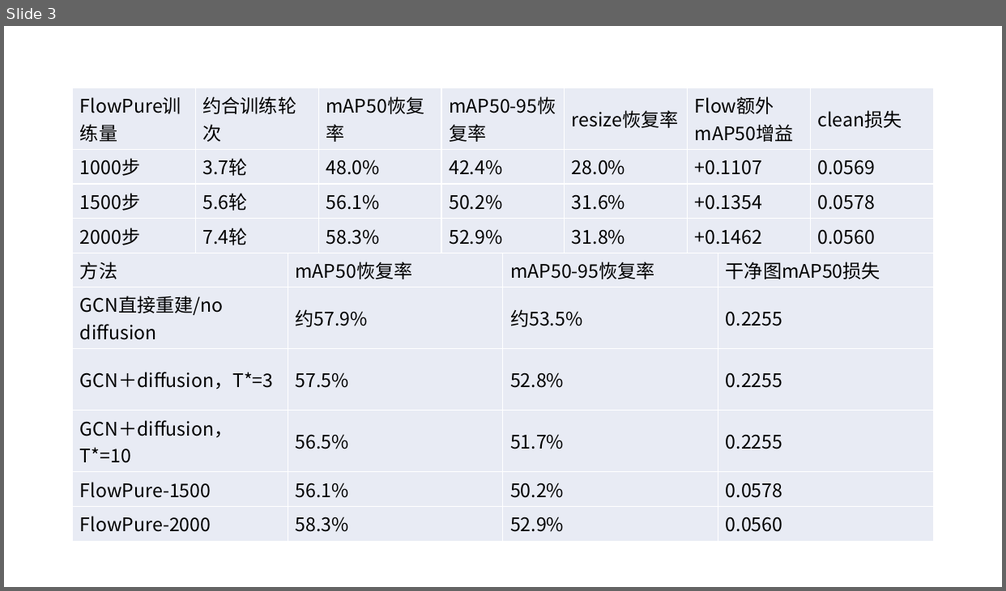
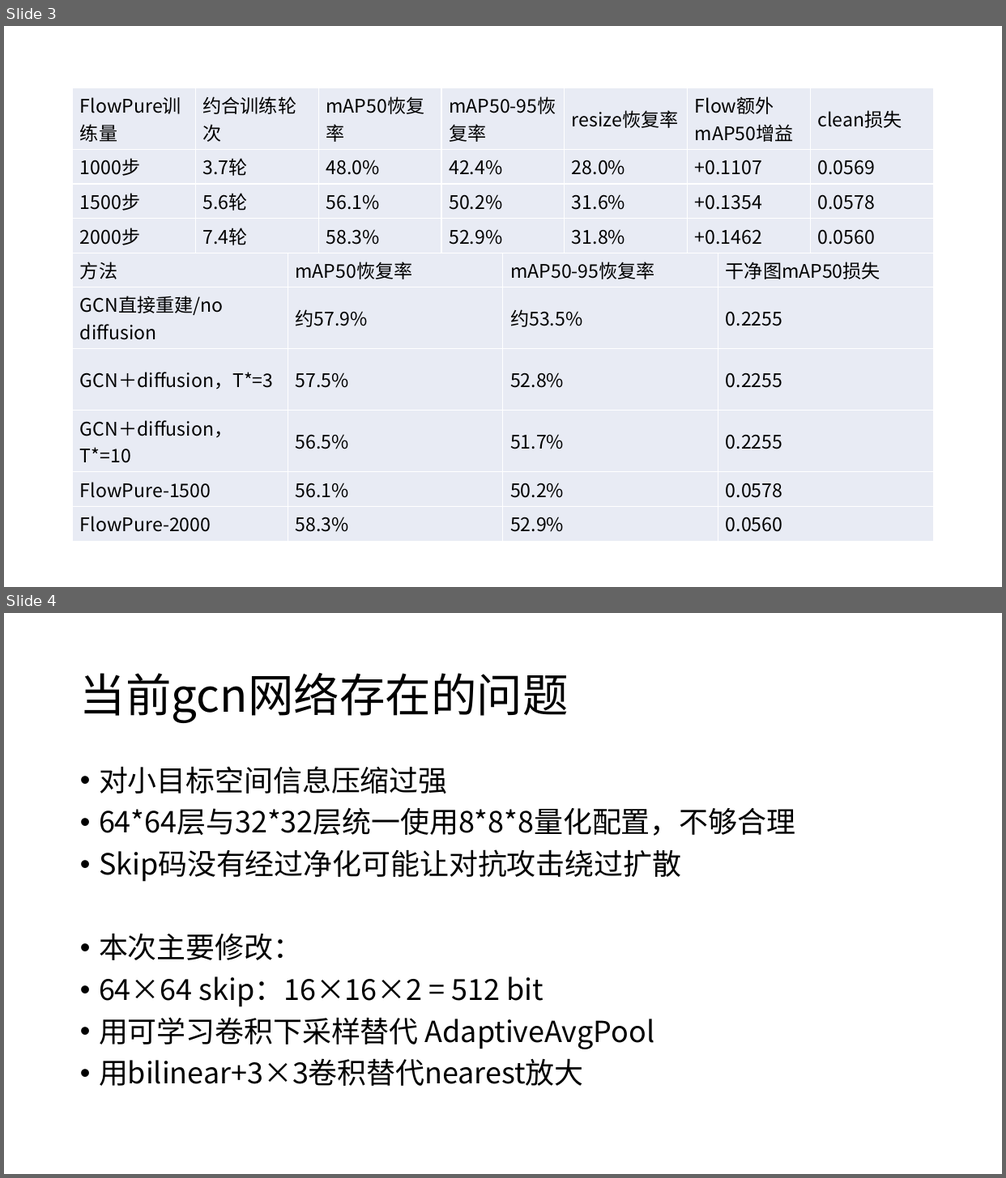
Before and after one commit to lulutianyi/CRIS, a slide deck: week_23.pptx. Shown one above the other, each under a label of ours: slide 3 before the commit, slides 3 and 4 after it. The pictures are 1006x591 and 1006x1178 pixels, drawn with LibreOffice and Linux fonts; fonts in the diff are those of the drawing. Boxes give left, top, right and bottom in pixels: in the first picture for what was removed or moved away, otherwise in the second. Text is boxed around its words. In the diff, an @@ line names an element or a change of style, - is before the commit and + after.

```diff
--- a/week_23.pptx
+++ b/week_23.pptx
@@ slide 4 added at (4,613,1002,1174), background #FFFFFF @@
@@ title added at (80,673,569,723), 44 pt, text #000000 @@
+当前gcn网络存在的问题
@@ text added at (99,766,795,1086), 28 pt, text #000000 @@
+• 对小目标空间信息压缩过强
+• 64*64层与32*32层统一使用8*8*8量化配置，不够合理
+• Skip码没有经过净化可能让对抗攻击绕过扩散
+• 本次主要修改：
+• 64×64 skip：16×16×2 = 512 bit
+• 用可学习卷积下采样替代 AdaptiveAvgPool
+• 用bilinear+3×3卷积替代nearest放大
```
Also in this commit, not shown: 3 other slides added, 1 other file.
